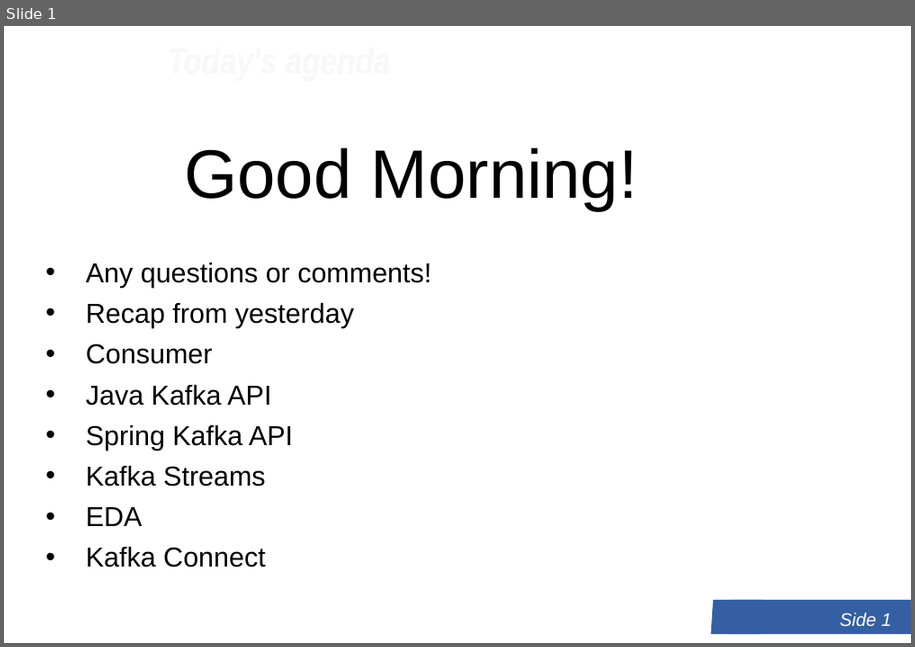
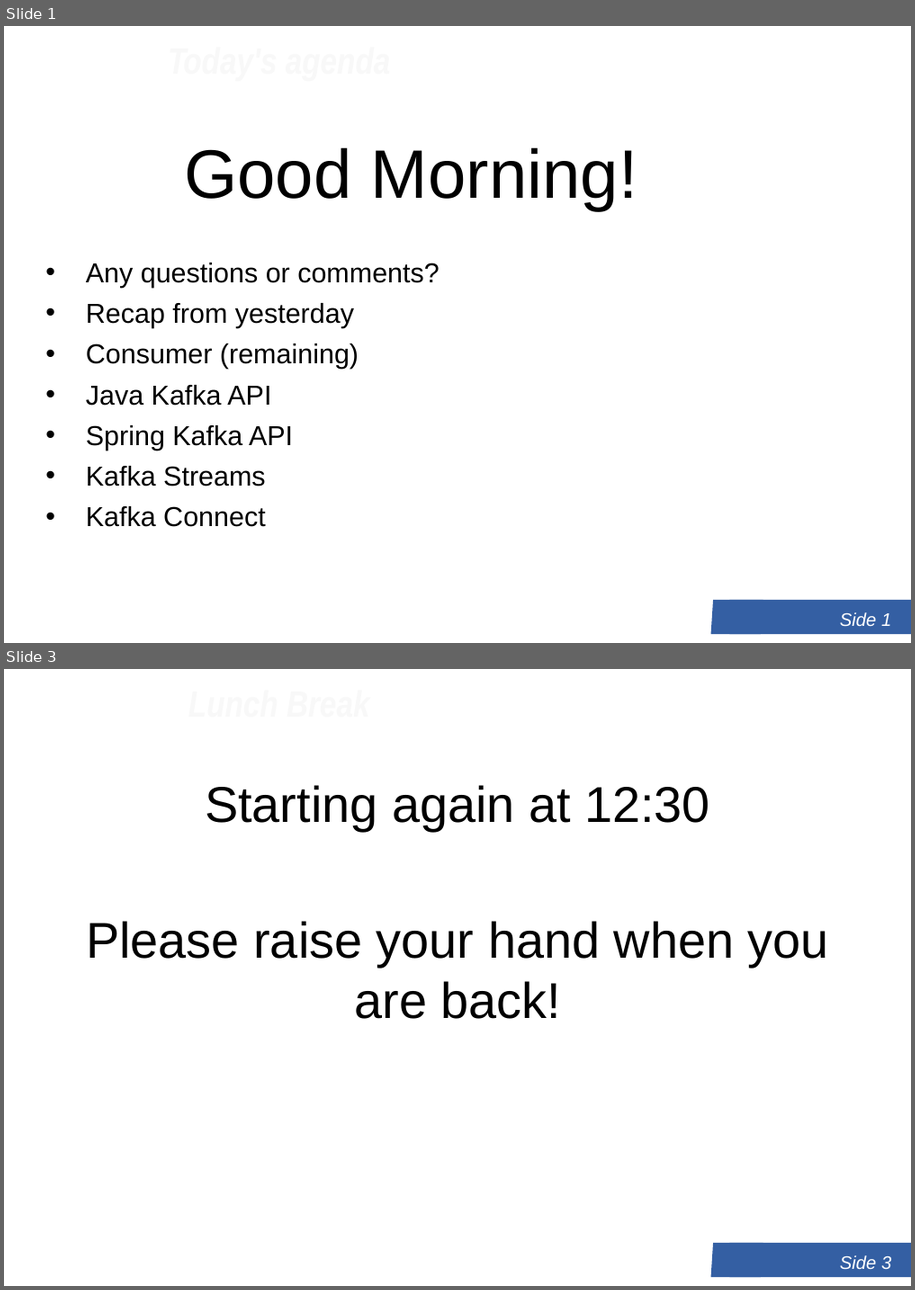
Before and after one commit to LundOgBendsen/LB2628-Kafka, a slide deck: slides/PauseScreen.pptx. Shown one above the other, each under a label of ours: slide 1 before the commit, slides 1 and 3 after it; the slides between them are not shown. The pictures are 915x647 and 915x1290 pixels, drawn with LibreOffice and Linux fonts; fonts in the diff are those of the drawing; background and template pictures are left out. Boxes give left, top, right and bottom in pixels: in the first picture for what was removed or moved away, otherwise in the second. Text is boxed around its words. In the diff, an @@ line names an element or a change of style, - is before the commit and + after.

```diff
--- a/slides/PauseScreen.pptx
+++ b/slides/PauseScreen.pptx
@@ slide 3 added at box(4, 669, 911, 1286), background #FFFFFF; not listed: 2 template elements that a slide beside it also shows @@
@@ title added at box(4, 669, 555, 738), 32 pt, text #F8F8F8, bold, italic @@
+Lunch Break
@@ text added at box(86, 785, 829, 1019), 44 pt, text #000000 @@
+Starting again at 12:30
+Please raise your hand when you are back!
@@ slide 1 changed as well @@
@@ text at box(86, 263, 440, 288): text changed @@
-• Any questions or comments!
+• Any questions or comments?
@@ text at box(86, 344, 359, 369): text changed @@
-• Consumer
+• Consumer (remaining)
@@ text at box(86, 508, 143, 526): paragraph removed @@
-• EDA
```
Also in this commit, not shown: 1 other slide added, 10 other files.
